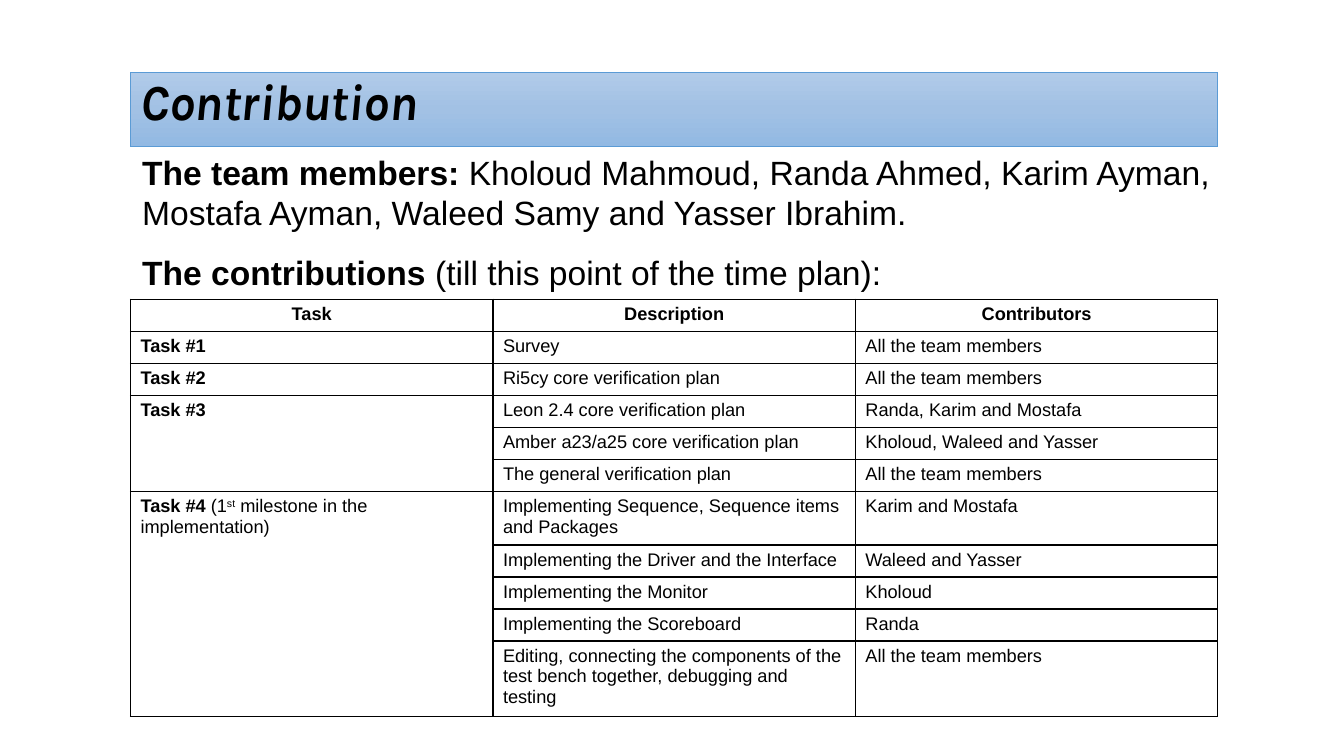
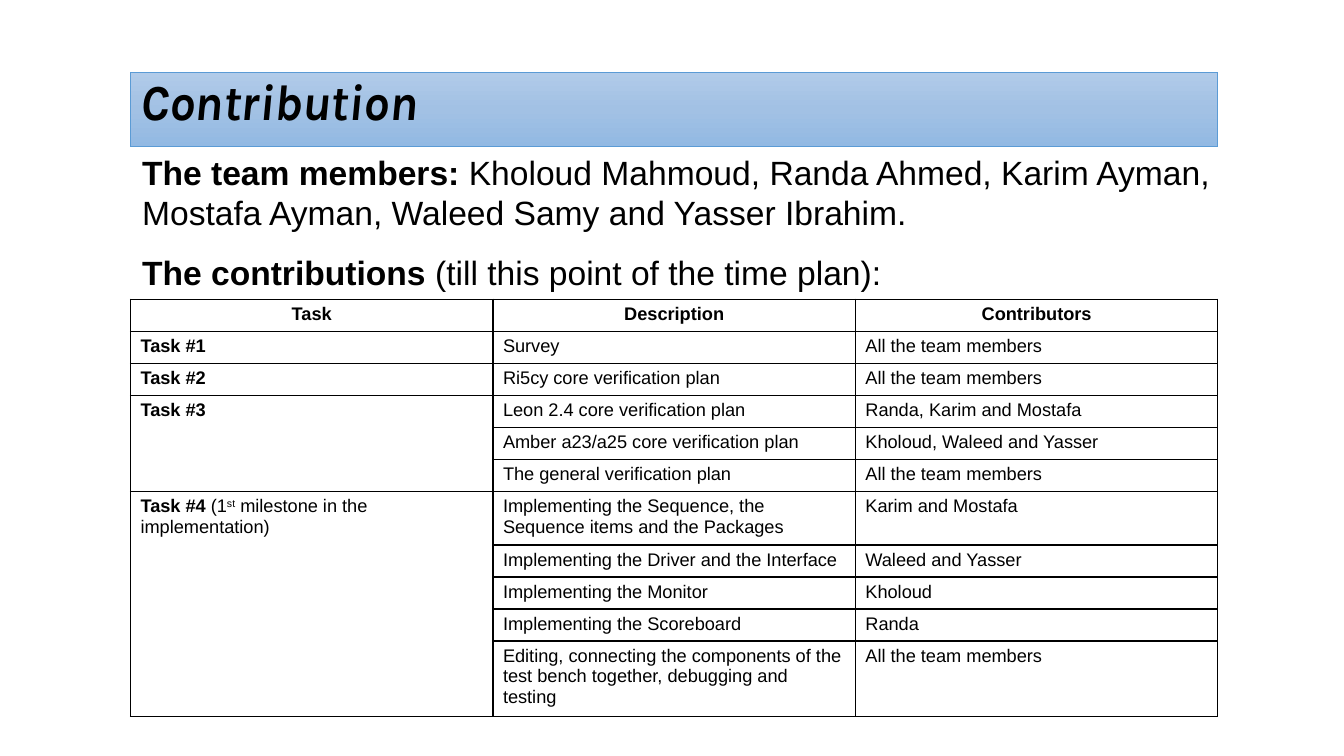
Before and after one commit to cufeolm/codeGP, a slide deck: slide 7 of Project_progress_Agenda.pptx. Drawn at 1344x756 pixels with LibreOffice and Linux fonts; fonts in the diff are those of the drawing. Boxes give left, top, right and bottom in pixels: in the first picture for what was removed or moved away, otherwise in the second. Text is boxed around its words. In the diff, an @@ line names an element or a change of style, - is before the commit and + after.

```diff
--- a/Project_progress_Agenda.pptx
+++ b/Project_progress_Agenda.pptx
@@ table at [130,299,1219,716] @@
-row 7, column 2: Implementing Sequence, Sequence items and Packages
+row 7, column 2: Implementing the Sequence, the Sequence items and the Packages
```
